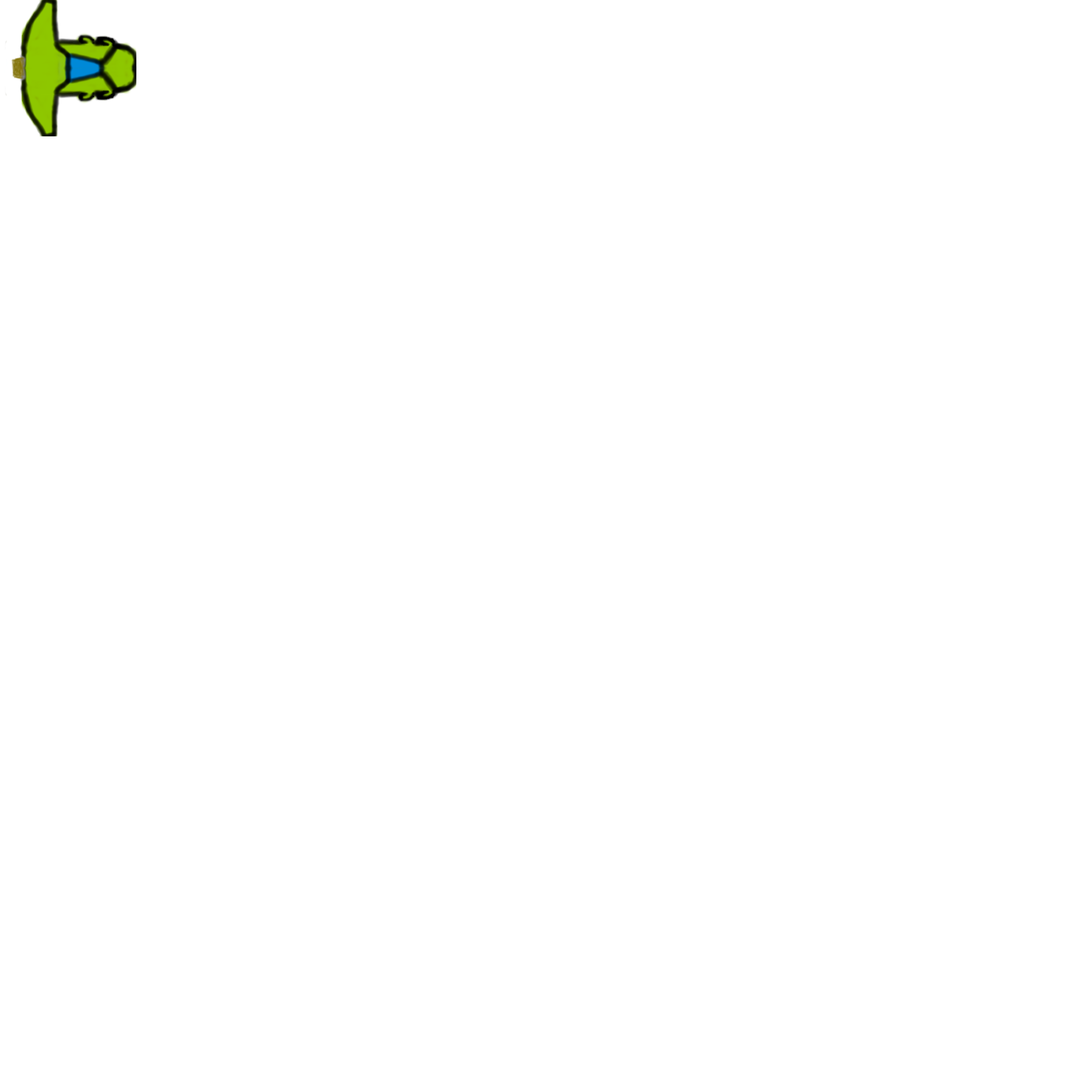
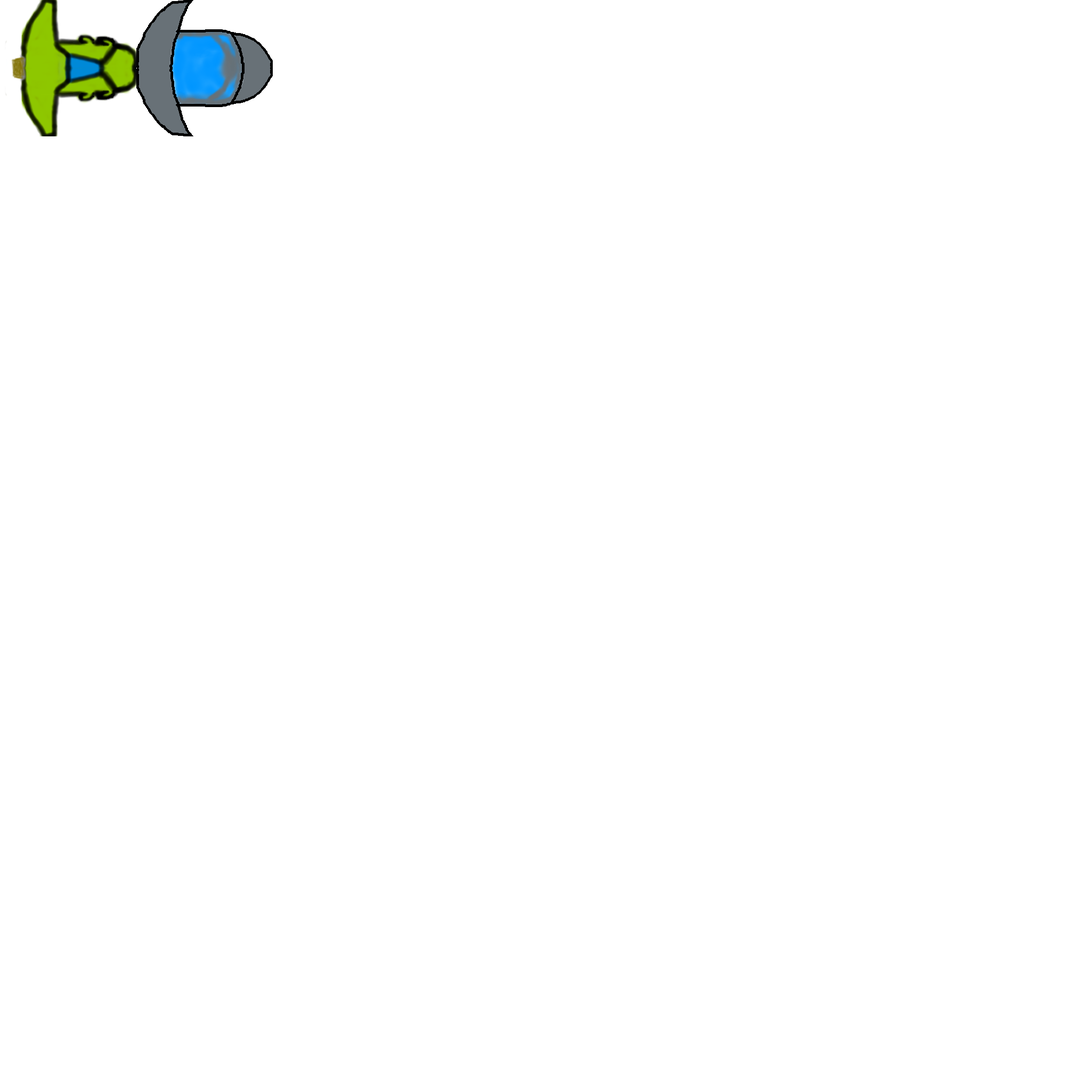
Layers edited between the first and the second 1091 x 1091 image:
added layer "EscapePod" above "statek" over box(136, 0, 273, 137)
